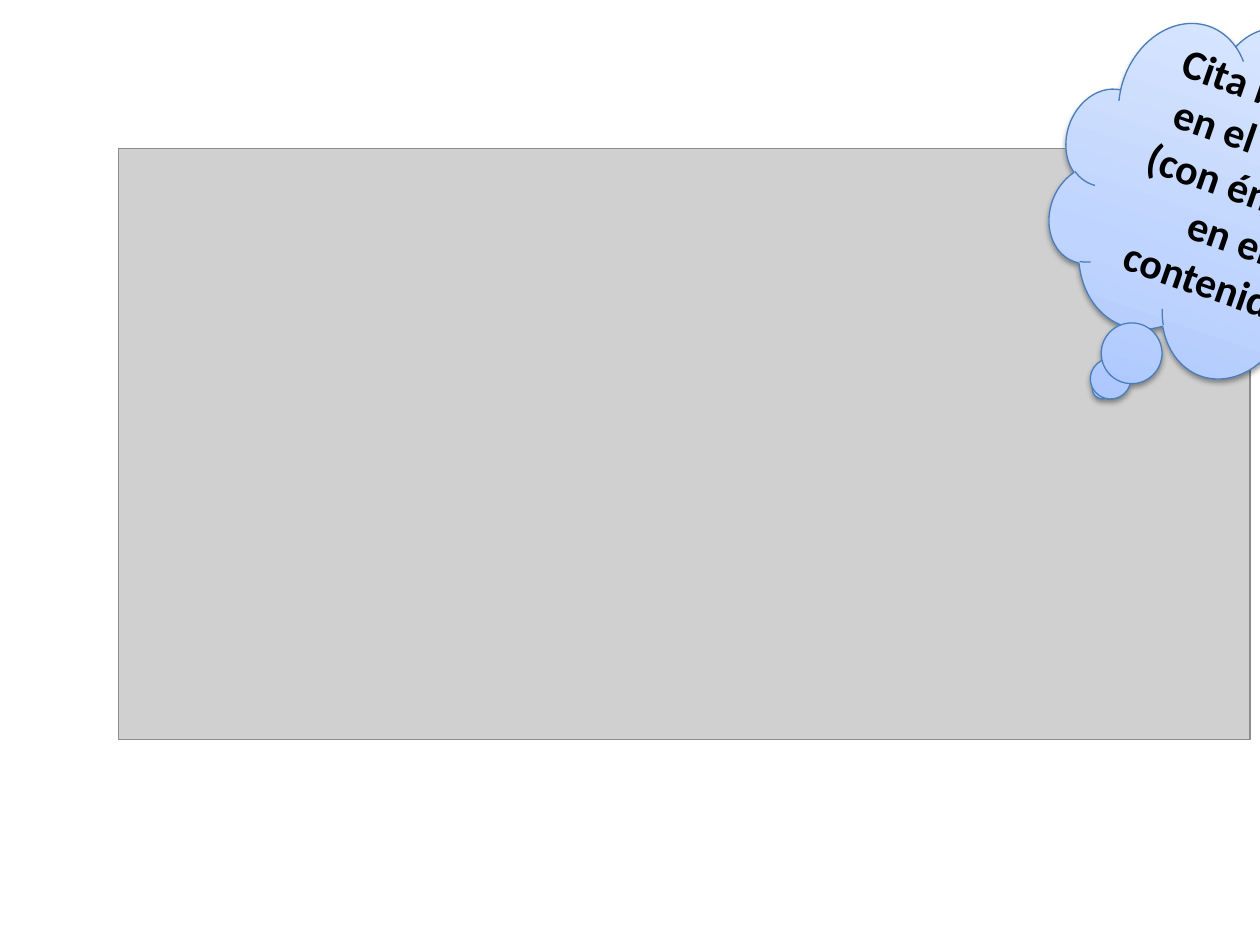
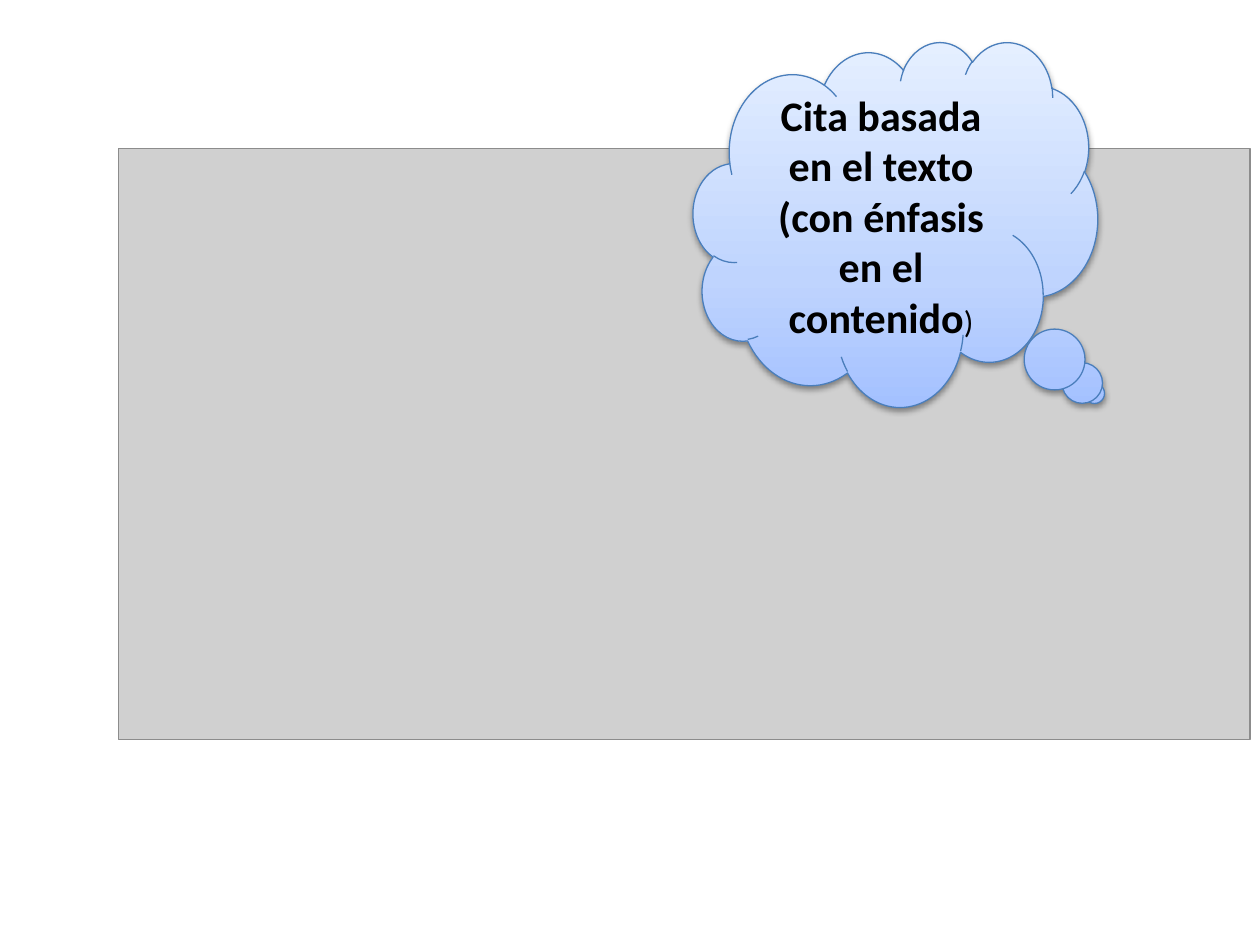
Before and after one commit to gcoronelc/UCV_MET-PROG_2017-2, a slide deck: slide 11 of PRIMER_DIA/NORMAS APA/TALLER APA.pptx. Drawn at 1260x945 pixels with LibreOffice and Linux fonts; fonts in the diff are those of the drawing; grey boxes stand for pictures; background and template pictures are left out. Boxes give left, top, right and bottom in pixels: in the first picture for what was removed or moved away, otherwise in the second. Text is boxed around its words. In the diff, an @@ line names an element or a change of style, - is before the commit and + after.

```diff
--- a/PRIMER_DIA/NORMAS APA/TALLER APA.pptx
+++ b/PRIMER_DIA/NORMAS APA/TALLER APA.pptx
@@ thought cloud "Cita basada en el texto ..." at [693, 42, 1097, 407]: proportions changed; rotation 19 to 0 degrees @@
```
Also in this commit, not shown: 1 slide added, 1 slide removed, 9 other files.
